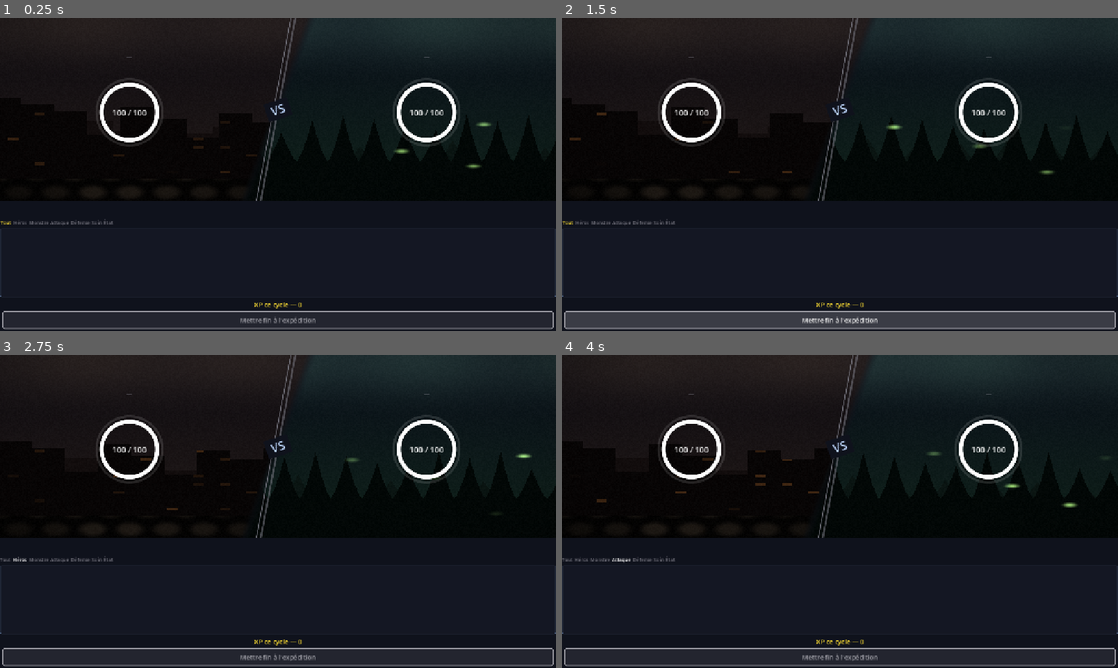
Above: before the commit, frames 1-4 (two rows, left to right).
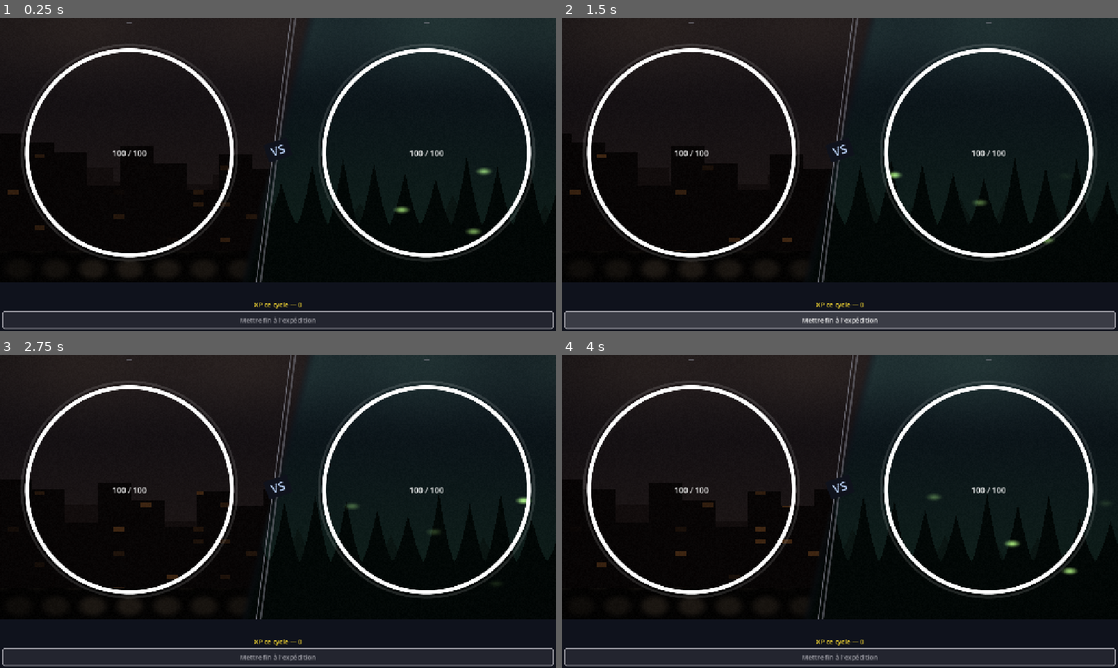
Above: after the commit, the same moments.

Repository: Rhend/Reliquary
Game: Godot game, scene res://scenes/combat/CombatScene.tscn
Two runs of this game, one before a commit and one after it. Both use one fixed random seed, a clock stepped at 60 frames per second and the inputs below. This scene is started directly instead of the project's main scene.
Inputs (mouse positions are in pixels of both pictures, inside the frame that each line leads up to):
- Up to frame 1 (0.25 s): no input
- Up to frame 2 (1.5 s): click (567, 221) at 0.5 s, where only the run before the commit has a clickable "Tout"; click "Mettre fin à l'expédition" at 1.25 s
- Up to frame 3 (2.75 s): click (22, 558) at 2 s, where only the run before the commit has a clickable "Héros"
- Up to frame 4 (4 s): click (600, 558) at 2.75 s, where only the run before the commit has a clickable "Monstre"; click (623, 558) at 3.5 s, where only the run before the commit has a clickable "Attaque"

The runs differ from the first frame. In frame 1, 24% of the frame differs, in the area x 0-100%, y 1-90%; in frame 2, 24%; in frame 3, 23%; in frame 4, 24%.

Commit message:
feat(combat): journal désactivé, la zone de combat récupère l'espace
- CombatScene.LOG_ENABLED = false : le journal à onglets n'est plus
  construit et _add_log devient no-op. Tout le code du journal est
  conservé et compile — remettre le flag à true pour le réactiver.
- La zone de combat (EXPAND_FILL) absorbe la hauteur libérée (~180 px).
- CombatRing : rayons adaptatifs — l'anneau occupe la hauteur disponible
  de sa colonne (size_flags EXPAND_FILL) sans jamais descendre sous les
  rayons de référence. Flash et chiffres flottants suivent le rayon réel.

Co-Authored-By: Claude Fable 5 <noreply@anthropic.com>

Diff:
--- a/scripts/combat/CombatRing.gd
+++ b/scripts/combat/CombatRing.gd
@@ -11,6 +11,9 @@
 # ============================================================
 class_name CombatRing extends Control
 
+# Rayons de RÉFÉRENCE (taille minimale garantie). Le dessin s'adapte à la
+# taille réelle du contrôle : plus la zone de combat offre de hauteur, plus
+# l'anneau est grand (cf. _cooldown_radius / _hp_radius).
 const HP_RADIUS       := 64.0
 const COOLDOWN_RADIUS := 76.0
 const HP_WIDTH        := 8.0
@@ -65,6 +68,15 @@
 	if _hp_label:
 		_hp_label.position = _center + Vector2(-70.0, -12.0)
 	queue_redraw()
+
+# Rayon extérieur effectif : grandit avec la place disponible,
+# sans jamais descendre sous le rayon de référence.
+func _cooldown_radius() -> float:
+	return maxf(minf(size.x, size.y) * 0.5 - PAD, COOLDOWN_RADIUS)
+
+# Rayon intérieur effectif : conserve l'écart de référence avec l'extérieur.
+func _hp_radius() -> float:
+	return _cooldown_radius() - (COOLDOWN_RADIUS - HP_RADIUS)
 
 # ═══════════════════════════════════════════════════════════
 #  API publique
@@ -134,23 +146,25 @@
 func _draw() -> void:
 	var top := -PI * 0.5
 	var hp_pct := cur_hp / max_hp if max_hp > 0.0 else 0.0
+	var r_cd := _cooldown_radius()
+	var r_hp := _hp_radius()
 
 	# ── Anneau extérieur : cooldown ──────────────────────────
-	draw_arc(_center, COOLDOWN_RADIUS, 0.0, TAU, 96, Color(camp_color, 0.12), COOLDOWN_WIDTH, true)
+	draw_arc(_center, r_cd, 0.0, TAU, 96, Color(camp_color, 0.12), COOLDOWN_WIDTH, true)
 	if cooldown > 0.001:
 		var cd_ready := cooldown >= 0.999
 		var cd_col := camp_color if cd_ready else UIColors.TEXT_MUTED
-		draw_arc(_center, COOLDOWN_RADIUS, top, top + TAU * cooldown, 96, cd_col, COOLDOWN_WIDTH, true)
+		draw_arc(_center, r_cd, top, top + TAU * cooldown, 96, cd_col, COOLDOWN_WIDTH, true)
 
 	# ── Anneau intérieur : PV (se vide dans le sens horaire) ────
-	draw_arc(_center, HP_RADIUS, 0.0, TAU, 96, Color(camp_color, 0.10), HP_WIDTH, true)
+	draw_arc(_center, r_hp, 0.0, TAU, 96, Color(camp_color, 0.10), HP_WIDTH, true)
 	if hp_pct > 0.001:
 		var hp_col := UIColors.LOG_DEFEAT if hp_pct < LOW_HP_PCT else camp_color
-		draw_arc(_center, HP_RADIUS, top + TAU * (1.0 - hp_pct), top + TAU, 96, hp_col, HP_WIDTH, true)
+		draw_arc(_center, r_hp, top + TAU * (1.0 - hp_pct), top + TAU, 96, hp_col, HP_WIDTH, true)
 
 	# ── Flash (crit doré / soin vert) ────────────────────────
 	if _flash_alpha > 0.001:
-		draw_circle(_center, HP_RADIUS, Color(_flash_col, _flash_alpha * 0.4))
+		draw_circle(_center, r_hp, Color(_flash_col, _flash_alpha * 0.4))
 
 # ═══════════════════════════════════════════════════════════
 #  Interne
@@ -170,7 +184,7 @@
 	lbl.add_theme_color_override("font_color", color)
 	lbl.mouse_filter = Control.MOUSE_FILTER_IGNORE
 	var sx := _center.x + randf_range(-18.0, 18.0) - 20.0 + offset.x
-	var sy := _center.y - HP_RADIUS - 6.0 + offset.y
+	var sy := _center.y - _hp_radius() - 6.0 + offset.y
 	lbl.position = Vector2(sx, sy)
 	_fx_layer.add_child(lbl)
 	var tw := create_tween()
--- a/scripts/combat/CombatScene.gd
+++ b/scripts/combat/CombatScene.gd
@@ -15,6 +15,13 @@
 # ============================================================
 class_name CombatScene extends Control
 
+# ─── Journal de combat (DÉSACTIVÉ) ───────────────────────────
+# Jugé peu utile au playtest : l'espace qu'il occupait est rendu à la
+# zone de combat (les anneaux s'agrandissent automatiquement).
+# Tout le code du journal est conservé et compile toujours :
+# remettre LOG_ENABLED à true suffit pour le réactiver.
+const LOG_ENABLED := false
+
 # ─── Filtres du journal ──────────────────────────────────────
 const LOG_TAB_KEYS: Array[String] = ["all", "hero", "monster", "attack", "defense", "heal", "status"]
 
@@ -89,7 +96,8 @@
 
 	root.add_child(_build_combat_area())
 	root.add_child(_build_feed())
-	root.add_child(_build_log())
+	if LOG_ENABLED:
+		root.add_child(_build_log())
 	root.add_child(_build_bottom_bar())
 
 	_build_zone_label()
@@ -150,7 +158,10 @@
 	name_lbl.add_theme_color_override("font_color", UIColors.TEXT_MUTED)
 	col.add_child(name_lbl)
 
+	# L'anneau absorbe la hauteur disponible de la colonne : sans le journal,
+	# la zone de combat est plus haute et l'anneau s'agrandit (rayons adaptatifs).
 	var ring := CombatRing.new()
+	ring.size_flags_vertical = Control.SIZE_EXPAND_FILL
 	col.add_child(ring)
 
 	# Pill d'action : PanelContainer + Label (on garde la référence au Label).
@@ -591,7 +602,10 @@
 		box.visible = false
 
 # Ajoute une entrée de log (la plus récente en haut), taguée pour le filtre.
+# No-op tant que LOG_ENABLED est false (journal non construit).
 func _add_log(bbcode: String, tags: Array) -> void:
+	if not LOG_ENABLED:
+		return
 	var rt := RichTextLabel.new()
 	rt.bbcode_enabled = true
 	rt.fit_content    = true
